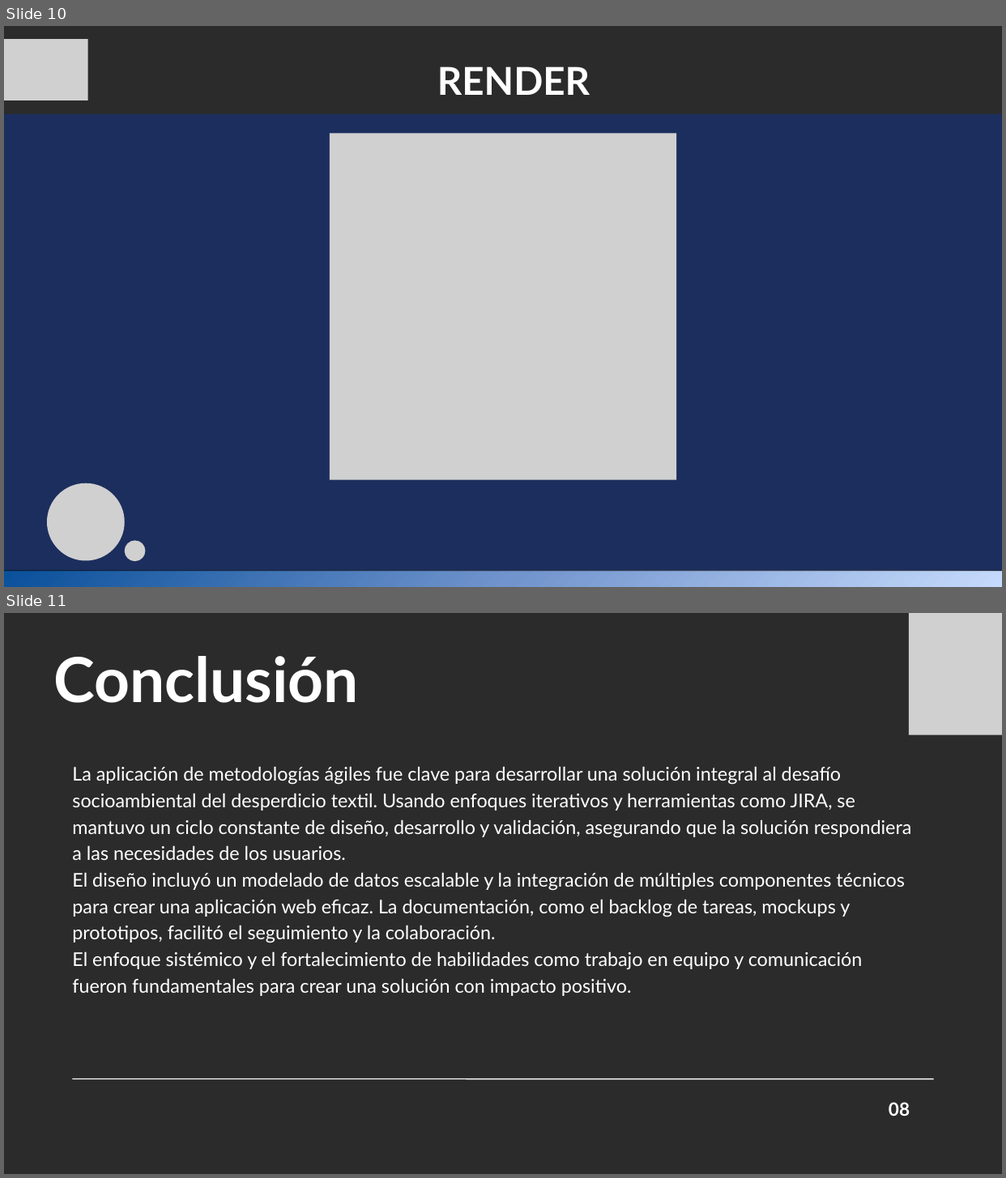
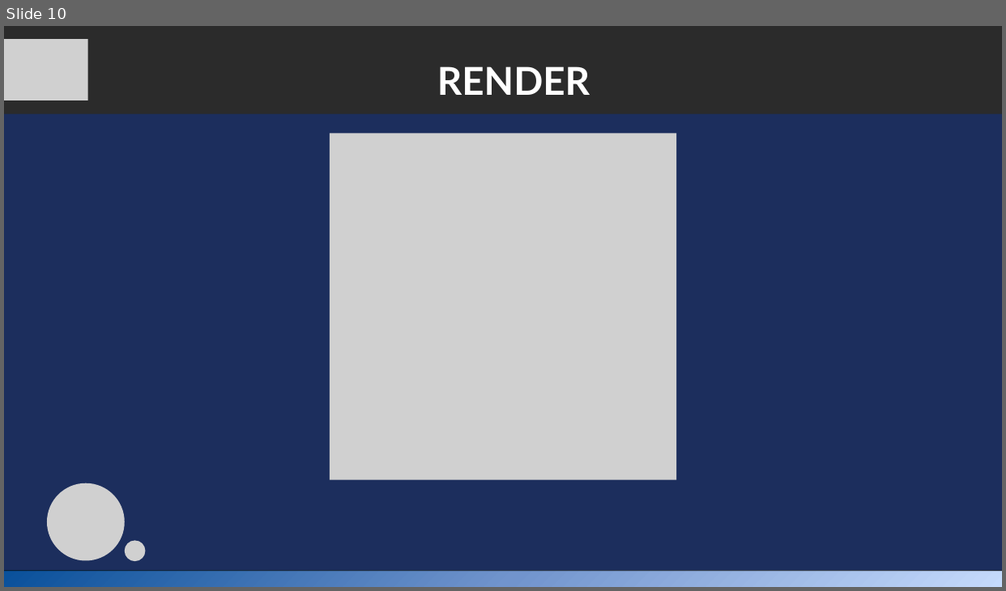
Before and after one commit to brianurbina/CAPSTONE_004D, a slide deck: Fase 3/Evidencias Grupales/Presentación Final del proyecto (Español).pptx. Shown one above the other, each under a label of ours: slides 10 and 11 before the commit, slide 10 after it. The pictures are 1006x1178 and 1006x591 pixels, drawn with LibreOffice and Linux fonts; fonts in the diff are those of the drawing; grey boxes stand for pictures; background and template pictures are left out; a plain dark background stands for a picture behind light text. Boxes give left, top, right and bottom in pixels: in the first picture for what was removed or moved away, otherwise in the second. Text is boxed around its words. In the diff, an @@ line names an element or a change of style, - is before the commit and + after.

Commit message:
documentación final

```diff
--- a/Fase 3/Evidencias Grupales/Presentación Final del proyecto (Español).pptx
+++ b/Fase 3/Evidencias Grupales/Presentación Final del proyecto (Español).pptx
@@ slide 11 removed at (4, 613, 1002, 1174), background picture (left out) @@
@@ picture removed at (909, 613, 1002, 735) @@
@@ text removed at (53, 656, 359, 703) @@
-Conclusión
@@ text removed at (72, 766, 912, 996) @@
-La aplicación de metodologías ágiles fue clave para desarrollar una solución integral al desafío socioambiental del desperdicio textil. Usando enfoques iterativos y herramientas como JIRA, se mantuvo un ciclo constante de diseño, desarrollo y validación, asegurando que la solución respondiera a las necesidades de los usuarios.
-El diseño incluyó un modelado de datos escalable y la integración de múltiples componentes técnicos para crear una aplicación web eficaz. La documentación, como el backlog de tareas, mockups y prototipos, facilitó el seguimiento y la colaboración.
-El enfoque sistémico y el fortalecimiento de habilidades como trabajo en equipo y comunicación fueron fundamentales para crear una solución con impacto positivo.
@@ line removed from (72, 1079) to (934, 1079) @@
@@ text removed at (889, 1102, 910, 1116) @@
-08
```
Also in this commit, not shown: 1 slide changed, 1 slide added, 2 other files.
